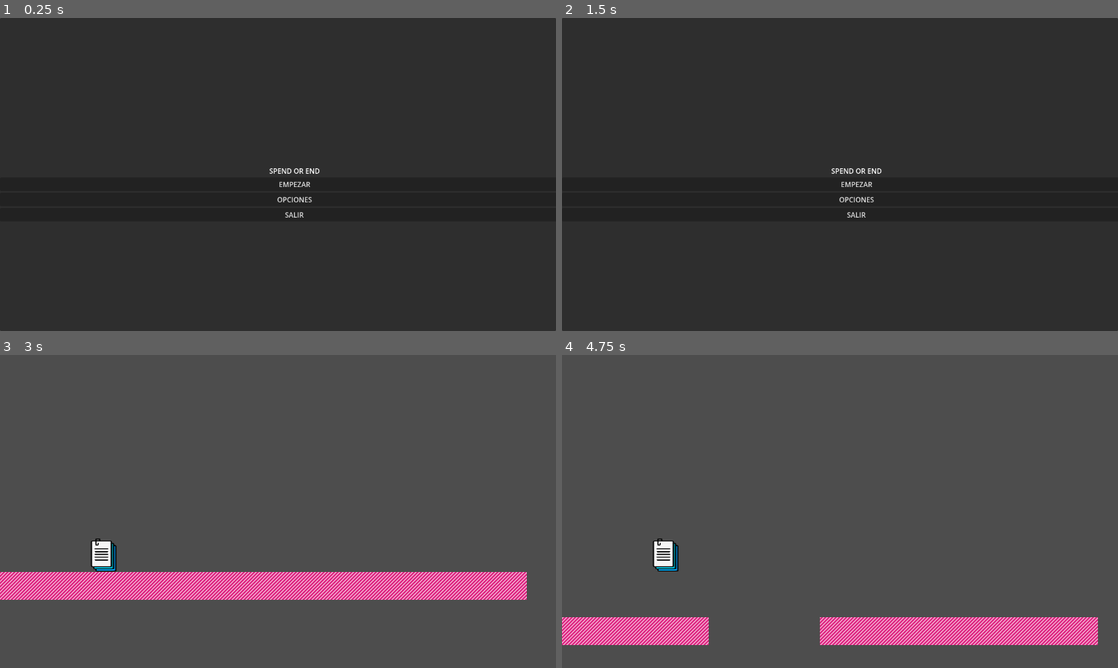
Above: before the commit, frames 1-4 (two rows, left to right).
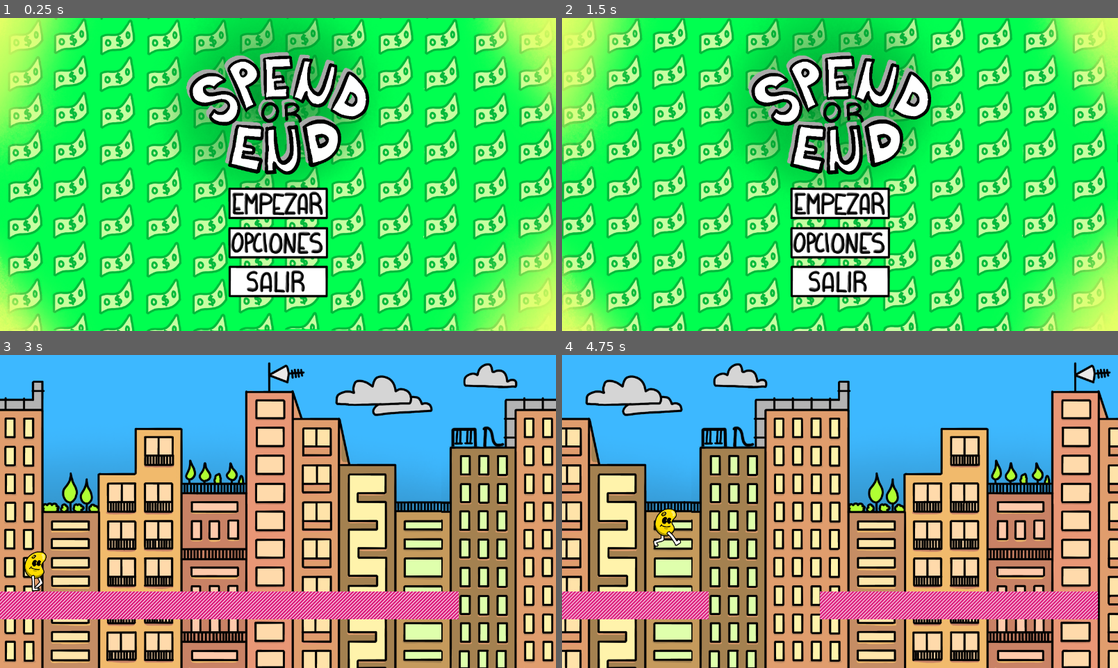
Above: after the commit, the same moments.

Repository: Passaaaa/spend_or_end
Game: Godot game, scene res://02_scenes/04_scenes/03_screens/MainMenu.tscn
Two runs of this game, one before a commit and one after it. Both use one fixed random seed, a clock stepped at 60 frames per second and the inputs below. Before the commit the project has no main scene; this scene is started directly in both runs.
Inputs (mouse positions are in pixels of both pictures, inside the frame that each line leads up to; where the layout moved, square brackets give the same spot in the first picture):
- Up to frame 1 (0.25 s): no input
- Up to frame 2 (1.5 s): click (840, 243) [856, 199] at 0.5 s; click "VOLVER" at 1.25 s
- Up to frame 3 (3 s): click (278, 539) [294, 520] at 2 s; click "CONTINUAR" at 2.75 s
- Up to frame 4 (4.75 s): tap Enter (ui_accept) at 3.5, 3.77, 4.52 s

The runs differ from the first frame. In frame 1, 99% of the frame differs, in the area x 0-100%, y 0-100%; in frame 2, 99%; in frame 3, 98%; in frame 4, 100%.

Commit message:
animaciones y menu bonico

Diff:
--- a/02_scenes/01_characters/player.tscn
+++ b/02_scenes/01_characters/player.tscn
@@ -1,18 +1,57 @@
-[gd_scene load_steps=4 format=3 uid="uid://c11a4hfi1ko2u"]
+[gd_scene load_steps=11 format=3 uid="uid://c11a4hfi1ko2u"]
 
 [ext_resource type="Script" path="res://03_scripts/01_characters/player.gd" id="1_qhgud"]
-[ext_resource type="Texture2D" uid="uid://bm0o6ruimk0m" path="res://01_assets/01_sprites/01_characters/player_test.png" id="2_o7uii"]
+[ext_resource type="Texture2D" uid="uid://5svnbsec7cuw" path="res://01_assets/01_sprites/01_characters/Caminado01.png" id="2_2k7tb"]
+[ext_resource type="Texture2D" uid="uid://h7to6456x2ej" path="res://01_assets/01_sprites/01_characters/Caminado02.png" id="3_ptef4"]
+[ext_resource type="Texture2D" uid="uid://dod57l48dmc1b" path="res://01_assets/01_sprites/01_characters/Caminado03.png" id="4_m7825"]
+[ext_resource type="Texture2D" uid="uid://bccof0m3vb0m" path="res://01_assets/01_sprites/01_characters/Caminado04.png" id="5_wrjht"]
+[ext_resource type="Texture2D" uid="uid://cxirfo3o5lngb" path="res://01_assets/01_sprites/01_characters/Caminado05.png" id="6_wslud"]
+[ext_resource type="Texture2D" uid="uid://bwnlf12wenkpi" path="res://01_assets/01_sprites/01_characters/Caminado06.png" id="7_16c7v"]
+[ext_resource type="Texture2D" uid="uid://c8rmwywi7lg1y" path="res://01_assets/01_sprites/01_characters/Caminado07.png" id="8_1o6om"]
 
 [sub_resource type="RectangleShape2D" id="RectangleShape2D_y56pf"]
 size = Vector2(59, 73)
 
+[sub_resource type="SpriteFrames" id="SpriteFrames_xvev1"]
+animations = [{
+"frames": [{
+"duration": 1.0,
+"texture": ExtResource("2_2k7tb")
+}, {
+"duration": 1.0,
+"texture": ExtResource("3_ptef4")
+}, {
+"duration": 1.0,
+"texture": ExtResource("4_m7825")
+}, {
+"duration": 1.0,
+"texture": ExtResource("5_wrjht")
+}, {
+"duration": 1.0,
+"texture": ExtResource("6_wslud")
+}, {
+"duration": 1.0,
+"texture": ExtResource("7_16c7v")
+}, {
+"duration": 1.0,
+"texture": ExtResource("8_1o6om")
+}],
+"loop": true,
+"name": &"default",
+"speed": 7.0
+}]
+
 [node name="Player" type="CharacterBody2D" groups=["player"]]
 script = ExtResource("1_qhgud")
-
-[node name="Sprite2D" type="Sprite2D" parent="."]
-scale = Vector2(0.15, 0.15)
-texture = ExtResource("2_o7uii")
 
 [node name="CollisionShape2D" type="CollisionShape2D" parent="."]
 position = Vector2(-0.5, 2.5)
 shape = SubResource("RectangleShape2D_y56pf")
+
+[node name="AnimatedSprite2D" type="AnimatedSprite2D" parent="."]
+position = Vector2(2, -105.5)
+scale = Vector2(0.3, 0.299074)
+sprite_frames = SubResource("SpriteFrames_xvev1")
+autoplay = "default"
+frame = 5
+frame_progress = 0.010018
--- a/02_scenes/03_levels/01_level01/level_1.tscn
+++ b/02_scenes/03_levels/01_level01/level_1.tscn
@@ -1,6 +1,7 @@
-[gd_scene load_steps=7 format=3 uid="uid://bksxhw20l3ihj"]
-
-[ext_resource type="PackedScene" uid="uid://c11a4hfi1ko2u" path="res://02_scenes/01_characters/Player.tscn" id="1_8giqc"]
+[gd_scene load_steps=8 format=3 uid="uid://bksxhw20l3ihj"]
+
+[ext_resource type="PackedScene" uid="uid://c11a4hfi1ko2u" path="res://02_scenes/01_characters/player.tscn" id="1_8giqc"]
+[ext_resource type="Texture2D" uid="uid://5m2lscdegx7g" path="res://01_assets/01_sprites/02_environments/Ciudad.png" id="1_chm07"]
 [ext_resource type="PackedScene" uid="uid://dae2rl4asaybh" path="res://02_scenes/04_scenes/02_Death/DeathScreen.tscn" id="3_vq1li"]
 [ext_resource type="PackedScene" uid="uid://d3xlshy53rjlm" path="res://02_scenes/02_items/pinchos.tscn" id="4_kiep1"]
 [ext_resource type="Texture2D" uid="uid://rrjfuilrsj86" path="res://01_assets/01_sprites/02_environments/0_Template_Tileset.png" id="5_1qgj4"]
@@ -305,6 +306,55 @@
 
 [node name="Level1" type="Node2D"]
 
+[node name="TextureRect" type="TextureRect" parent="."]
+offset_left = -264.0
+offset_right = 1016.0
+offset_bottom = 720.0
+texture = ExtResource("1_chm07")
+expand_mode = 1
+
+[node name="TextureRect2" type="TextureRect" parent="."]
+offset_left = 1016.0
+offset_right = 2296.0
+offset_bottom = 720.0
+texture = ExtResource("1_chm07")
+expand_mode = 1
+
+[node name="TextureRect3" type="TextureRect" parent="."]
+offset_left = 2296.0
+offset_right = 3576.0
+offset_bottom = 720.0
+texture = ExtResource("1_chm07")
+expand_mode = 1
+
+[node name="TextureRect4" type="TextureRect" parent="."]
+offset_left = 3576.0
+offset_right = 4856.0
+offset_bottom = 720.0
+texture = ExtResource("1_chm07")
+expand_mode = 1
+
+[node name="TextureRect5" type="TextureRect" parent="."]
+offset_left = 4856.0
+offset_right = 6136.0
+offset_bottom = 720.0
+texture = ExtResource("1_chm07")
+expand_mode = 1
+
+[node name="TextureRect6" type="TextureRect" parent="."]
+offset_left = 6136.0
+offset_right = 7416.0
+offset_bottom = 720.0
+texture = ExtResource("1_chm07")
+expand_mode = 1
+
+[node name="TextureRect7" type="TextureRect" parent="."]
+offset_left = 7416.0
+offset_right = 8696.0
+offset_bottom = 720.0
+texture = ExtResource("1_chm07")
+expand_mode = 1
+
 [node name="DeathScreen" parent="." instance=ExtResource("3_vq1li")]
 visible = false
 
@@ -327,4 +377,6 @@
 
 [node name="Camera2D" type="Camera2D" parent="Player"]
 position = Vector2(400, -100)
-limit_bottom = 1000
+limit_left = 0
+limit_top = 0
+limit_bottom = 720
--- a/02_scenes/04_scenes/03_screens/MainMenu.tscn
+++ b/02_scenes/04_scenes/03_screens/MainMenu.tscn
@@ -1,45 +1,96 @@
-[gd_scene load_steps=2 format=3 uid="uid://cfcmhdj054sqe"]
+[gd_scene load_steps=18 format=3 uid="uid://cfcmhdj054sqe"]
 
 [ext_resource type="Script" path="res://03_scripts/03_UI/MainMenu.gd" id="1_77v5r"]
+[ext_resource type="Texture2D" path="res://01_assets/01_sprites/03_UI/Background.png" id="2_qgjhp"]
+[ext_resource type="Texture2D" path="res://01_assets/01_sprites/03_UI/Title.png" id="3_gn24h"]
+[ext_resource type="Texture2D" uid="uid://cs5lkr2wk0jtv" path="res://01_assets/01_sprites/03_UI/BackGif01.png" id="3_nequp"]
+[ext_resource type="Texture2D" path="res://01_assets/01_sprites/03_UI/Empezar.png" id="4_regyy"]
+[ext_resource type="Texture2D" uid="uid://cf5jrht86htey" path="res://01_assets/01_sprites/03_UI/BackGif02.png" id="4_yx8lb"]
+[ext_resource type="Texture2D" path="res://01_assets/01_sprites/03_UI/Opciones.png" id="5_1t867"]
+[ext_resource type="Texture2D" uid="uid://bab6wjngx1l7p" path="res://01_assets/01_sprites/03_UI/EmpezarPressed.png" id="5_lpky5"]
+[ext_resource type="Texture2D" uid="uid://b7oyq1qj1oyj3" path="res://01_assets/01_sprites/03_UI/Empezar Hovered.png" id="5_vs0m2"]
+[ext_resource type="Texture2D" uid="uid://08e0uhrwx56q" path="res://01_assets/01_sprites/03_UI/BackGif03.png" id="5_wbweq"]
+[ext_resource type="Texture2D" path="res://01_assets/01_sprites/03_UI/Salir.png" id="6_fomvh"]
+[ext_resource type="Texture2D" uid="uid://cdt76t6c30uqf" path="res://01_assets/01_sprites/03_UI/Background02.png" id="6_r320i"]
+[ext_resource type="Texture2D" uid="uid://3k7id4mstwxq" path="res://01_assets/01_sprites/03_UI/OpcionesPressed.png" id="8_uk86y"]
+[ext_resource type="Texture2D" uid="uid://d0uv7gvn3xp8a" path="res://01_assets/01_sprites/03_UI/OpcionesHovered.png" id="9_n4jg1"]
+[ext_resource type="Texture2D" uid="uid://2idbhj6a5pyt" path="res://01_assets/01_sprites/03_UI/SalirPressed.png" id="11_s01ie"]
+[ext_resource type="Texture2D" uid="uid://bfc75xiugt4sl" path="res://01_assets/01_sprites/03_UI/SalirHovered.png" id="12_beful"]
+
+[sub_resource type="SpriteFrames" id="SpriteFrames_j4gqh"]
+animations = [{
+"frames": [{
+"duration": 1.0,
+"texture": ExtResource("3_nequp")
+}, {
+"duration": 1.0,
+"texture": ExtResource("4_yx8lb")
+}, {
+"duration": 1.0,
+"texture": ExtResource("5_wbweq")
+}],
+"loop": true,
+"name": &"default",
+"speed": 3.0
+}]
 
 [node name="MainMenu" type="CanvasLayer"]
 script = ExtResource("1_77v5r")
 
-[node name="MainPanel" type="Panel" parent="."]
-anchors_preset = 15
-anchor_right = 1.0
-anchor_bottom = 1.0
-grow_horizontal = 2
-grow_vertical = 2
+[node name="Background" type="TextureRect" parent="."]
+offset_right = 1280.0
+offset_bottom = 720.0
+texture = ExtResource("2_qgjhp")
+expand_mode = 1
 
-[node name="VBoxContainer" type="VBoxContainer" parent="MainPanel"]
-layout_mode = 1
-anchors_preset = 15
-anchor_right = 1.0
-anchor_bottom = 1.0
-offset_right = 77.0
-offset_bottom = 88.0
-grow_horizontal = 2
-grow_vertical = 2
+[node name="BackGift" type="AnimatedSprite2D" parent="Background"]
+position = Vector2(640, 360)
+scale = Vector2(0.666667, 0.666667)
+sprite_frames = SubResource("SpriteFrames_j4gqh")
+autoplay = "default"
+frame_progress = 0.740623
+
+[node name="TextureRect" type="TextureRect" parent="Background"]
+offset_right = 1280.0
+offset_bottom = 720.0
+texture = ExtResource("6_r320i")
+expand_mode = 1
+
+[node name="VBoxContainer" type="VBoxContainer" parent="Background"]
+clip_contents = true
+offset_left = 426.5
+offset_top = 60.0
+offset_right = 1036.5
+offset_bottom = 916.0
+scale = Vector2(0.7, 0.7)
 alignment = 1
 
-[node name="Label" type="Label" parent="MainPanel/VBoxContainer"]
+[node name="TextureRect" type="TextureRect" parent="Background/VBoxContainer"]
 layout_mode = 2
-text = "SPEND OR END"
-horizontal_alignment = 1
-vertical_alignment = 1
+texture = ExtResource("3_gn24h")
+stretch_mode = 5
 
-[node name="Button_empezar" type="Button" parent="MainPanel/VBoxContainer"]
+[node name="Button_empezar" type="TextureButton" parent="Background/VBoxContainer"]
 layout_mode = 2
-text = "EMPEZAR"
+texture_normal = ExtResource("4_regyy")
+texture_pressed = ExtResource("5_lpky5")
+texture_hover = ExtResource("5_vs0m2")
+stretch_mode = 3
 
-[node name="Button_opciones" type="Button" parent="MainPanel/VBoxContainer"]
+[node name="Button_opciones" type="TextureButton" parent="Background/VBoxContainer"]
 layout_mode = 2
-text = "OPCIONES"
+texture_normal = ExtResource("5_1t867")
+texture_pressed = ExtResource("8_uk86y")
+texture_hover = ExtResource("9_n4jg1")
+stretch_mode = 3
 
-[node name="Button_salir" type="Button" parent="MainPanel/VBoxContainer"]
+[node name="Button_salir" type="TextureButton" parent="Background/VBoxContainer"]
 layout_mode = 2
-text = "SALIR"
+toggle_mode = true
+texture_normal = ExtResource("6_fomvh")
+texture_pressed = ExtResource("11_s01ie")
+texture_hover = ExtResource("12_beful")
+stretch_mode = 3
 
 [node name="TutorialPanel" type="Panel" parent="."]
 visible = false
@@ -119,8 +170,8 @@
 offset_bottom = 625.0
 text = "VOLVER"
 
-[connection signal="pressed" from="MainPanel/VBoxContainer/Button_empezar" to="." method="_on_button_empezar_pressed"]
-[connection signal="pressed" from="MainPanel/VBoxContainer/Button_opciones" to="." method="_on_button_opciones_pressed"]
-[connection signal="pressed" from="MainPanel/VBoxContainer/Button_salir" to="." method="_on_button_salir_pressed"]
+[connection signal="pressed" from="Background/VBoxContainer/Button_empezar" to="." method="_on_button_empezar_pressed"]
+[connection signal="pressed" from="Background/VBoxContainer/Button_opciones" to="." method="_on_button_opciones_pressed"]
+[connection signal="pressed" from="Background/VBoxContainer/Button_salir" to="." method="_on_button_salir_pressed"]
 [connection signal="pressed" from="TutorialPanel/Button_empezarLvl" to="." method="_on_button_empezar_lvl_pressed"]
 [connection signal="pressed" from="OpcionesPanel/Button_volver" to="." method="_on_button_volver_pressed"]
--- /dev/null
+++ b/02_scenes/04_scenes/03_screens/Shop.tscn
@@ -0,0 +1,3 @@
+[gd_scene format=3 uid="uid://drnnvxc3vs00j"]
+
+[node name="Node2D" type="Node2D"]
--- a/03_scripts/03_UI/MainMenu.gd
+++ b/03_scripts/03_UI/MainMenu.gd
@@ -1,27 +1,27 @@
 extends CanvasLayer
 
-@onready var main_panel = $MainPanel
+@onready var Background = $Background
 @onready var tutorial_panel = $TutorialPanel
 @onready var opciones_panel = $OpcionesPanel
 @onready var music_slider = $OpcionesPanel/MusicSlider
 @onready var sfx_slider = $OpcionesPanel/SfxSlider
 
 func _ready():
-	main_panel.visible = true
+	Background.visible = true
 	tutorial_panel.visible = false
 	opciones_panel.visible = false
 
 func _on_button_empezar_pressed():
 	tutorial_panel.visible = true
-	main_panel.visible = false
+	Background.visible = false
 
 func _on_button_opciones_pressed():
 	opciones_panel.visible = true
-	main_panel.visible = false
+	Background.visible = false
 
 func _on_button_volver_pressed():
 	opciones_panel.visible = false
-	main_panel.visible = true
+	Background.visible = true
 
 func _on_button_empezar_lvl_pressed():
 	# Cambia a la escena del nivel 1
--- a/project.godot
+++ b/project.godot
@@ -11,6 +11,7 @@
 [application]
 
 config/name="Spend Or End"
+run/main_scene="res://02_scenes/03_levels/01_level01/level_1.tscn"
 config/features=PackedStringArray("4.2", "Forward Plus")
 
 [display]
Binary file added: 01_assets/01_sprites/01_characters/Caminado01.png
Not shown, added: 01_assets/01_sprites/01_characters/Caminado01.png.import
Binary file added: 01_assets/01_sprites/01_characters/Caminado02.png
Not shown, added: 01_assets/01_sprites/01_characters/Caminado02.png.import
Binary file added: 01_assets/01_sprites/01_characters/Caminado03.png
Not shown, added: 01_assets/01_sprites/01_characters/Caminado03.png.import
Binary file added: 01_assets/01_sprites/01_characters/Caminado04.png
Not shown, added: 01_assets/01_sprites/01_characters/Caminado04.png.import
Binary file added: 01_assets/01_sprites/01_characters/Caminado05.png
Not shown, added: 01_assets/01_sprites/01_characters/Caminado05.png.import
Binary file added: 01_assets/01_sprites/01_characters/Caminado06.png
Not shown, added: 01_assets/01_sprites/01_characters/Caminado06.png.import
(and 34 more such lines)
